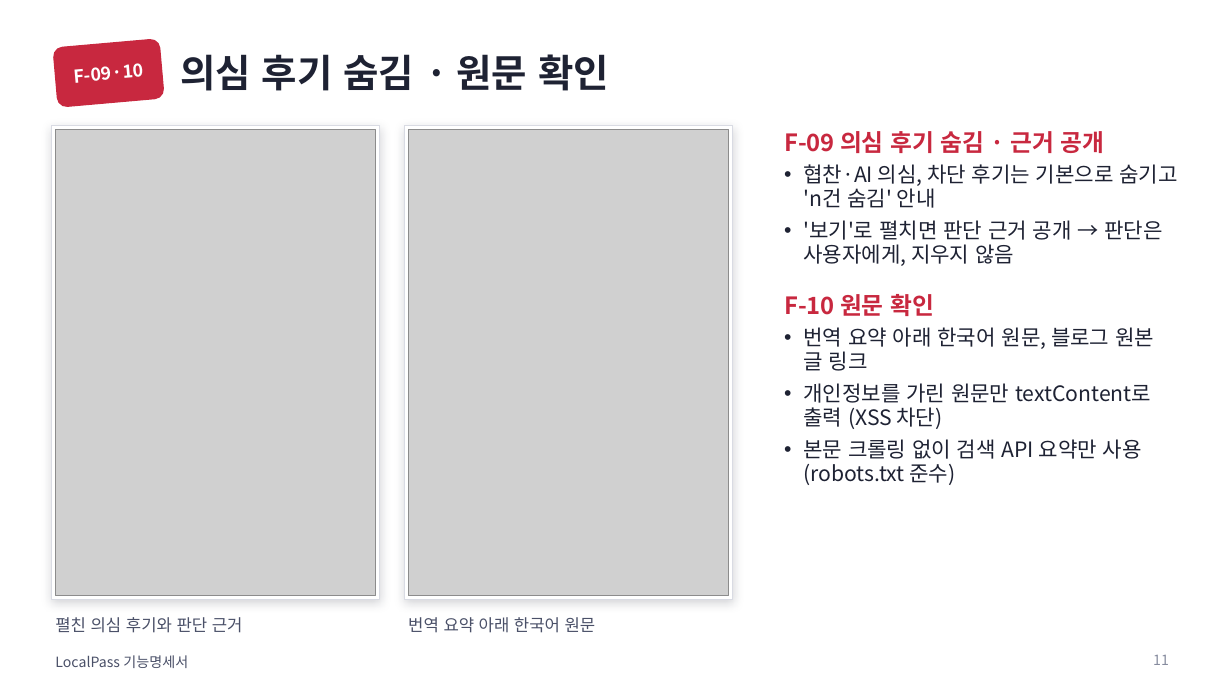
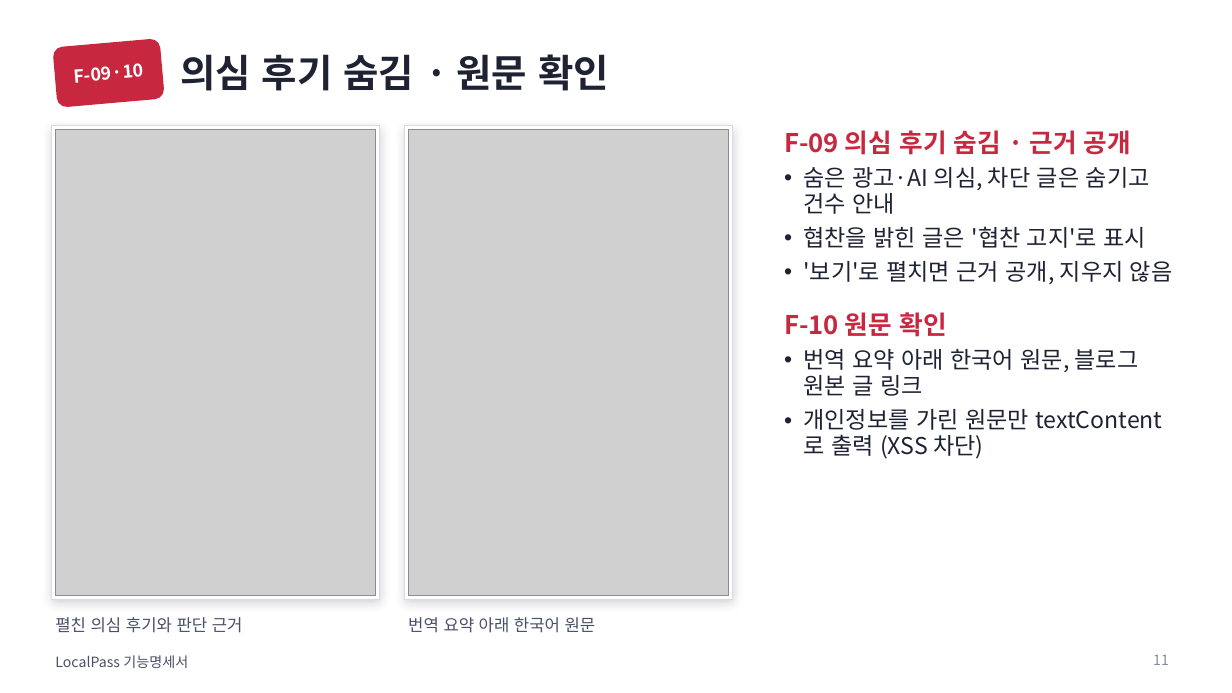
Before and after one commit to 55wind/localpass, a slide deck: slide 11 of docs/LocalPass_기능명세서.pptx. Drawn at 1232x693 pixels with LibreOffice and Linux fonts; fonts in the diff are those of the drawing; grey boxes stand for pictures. Boxes give left, top, right and bottom in pixels: in the first picture for what was removed or moved away, otherwise in the second. Text is boxed around its words. In the diff, an @@ line names an element or a change of style, - is before the commit and + after.

```diff
--- a/docs/LocalPass_기능명세서.pptx
+++ b/docs/LocalPass_기능명세서.pptx
@@ text at [784, 130, 1139, 459]: size 18.5 to 20 pt in "F-09 의심 후기 숨김 · 근거 공개", "F-10 원문 확인"; size 16.5 to 18 pt in "번역 요약 아래 한국어 원문, 블로그 원본 ...", "개인정보를 가린 원문만 textContent로 출력 (XSS 차단)" @@
@@ text at [803, 167, 1172, 284]: text changed; size 16.5 to 18 pt @@
-• 협찬·AI 의심, 차단 후기는 기본으로 숨기고 'n건 숨김' 안내
-• '보기'로 펼치면 판단 근거 공개 → 판단은 사용자에게, 지우지 않음
+• 숨은 광고·AI 의심, 차단 글은 숨기고 건수 안내
+• 협찬을 밝힌 글은 '협찬 고지'로 표시
+• '보기'로 펼치면 근거 공개, 지우지 않음
@@ text at [803, 439, 1142, 485]: paragraph removed @@
-• 본문 크롤링 없이 검색 API 요약만 사용 (robots.txt 준수)
```
Also in this commit, not shown: 9 other slides changed, 5 other files.
